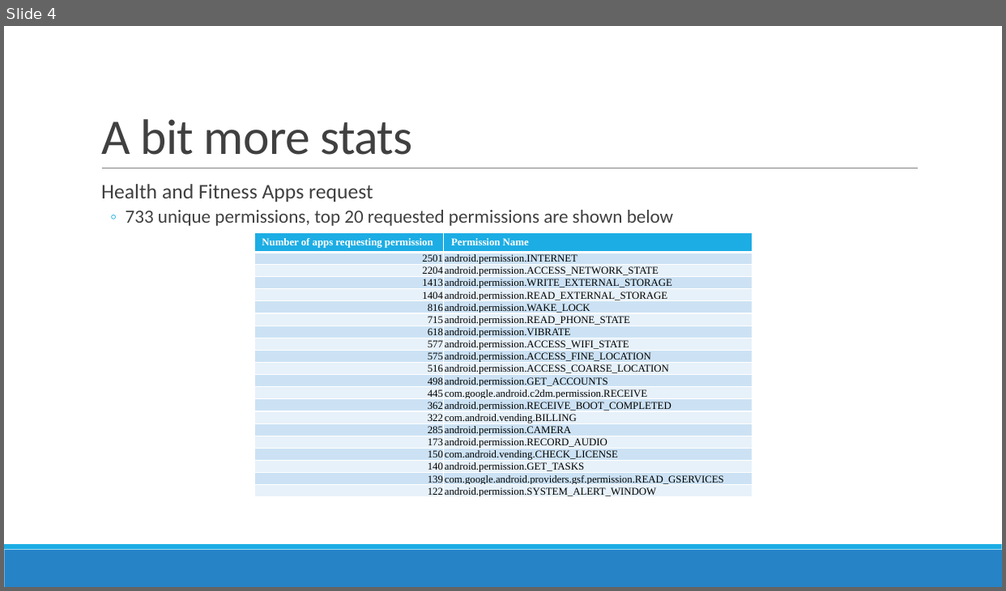
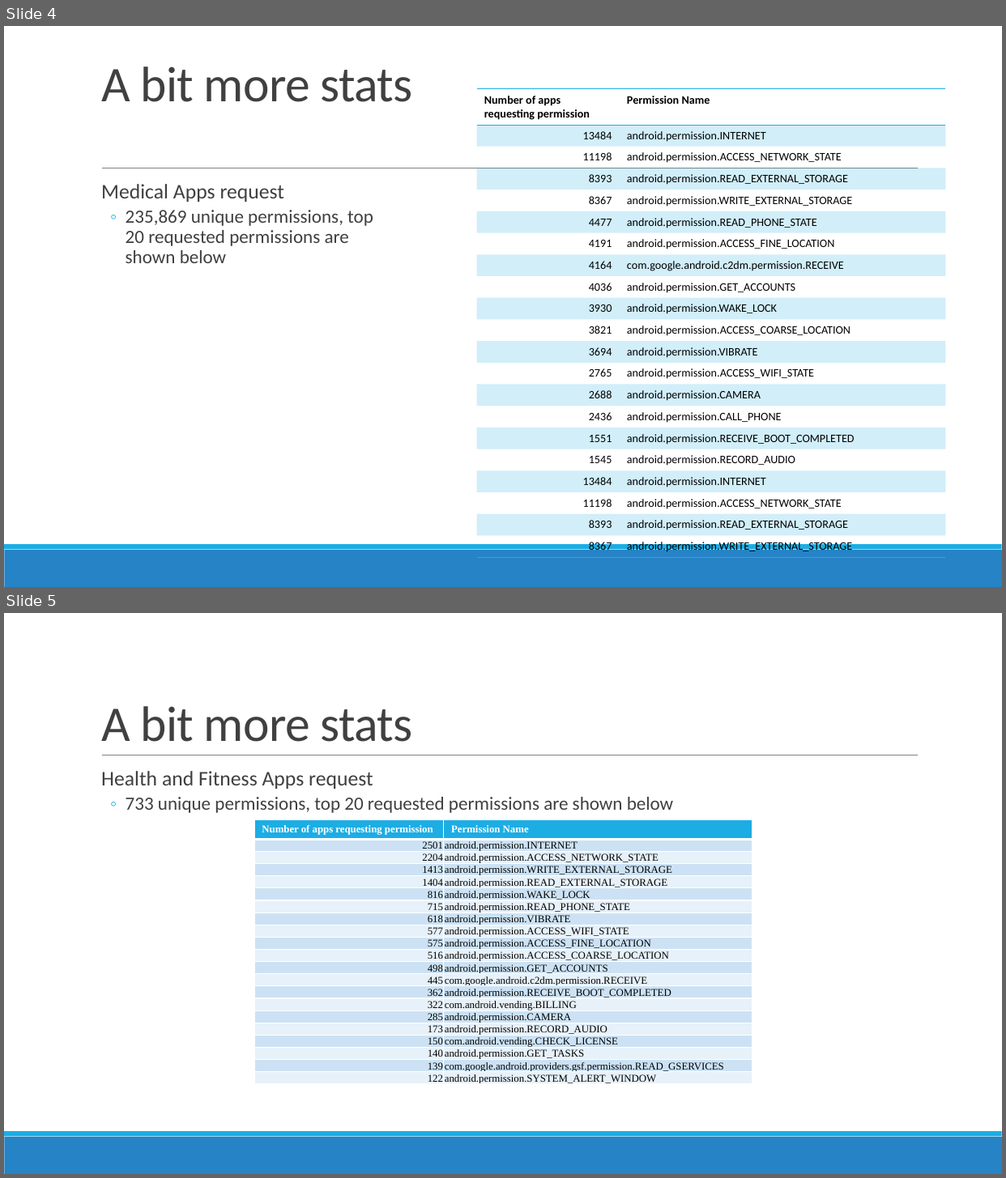
Before and after one commit to prajitdas/AndroidAnalytics, a slide deck: documentation/presentations/Google Play Store - Prajit.pptx. Shown one above the other, each under a label of ours: slide 4 before the commit, slides 4 and 5 after it. The pictures are 1006x591 and 1006x1178 pixels, drawn with LibreOffice and Linux fonts; fonts in the diff are those of the drawing. Boxes give left, top, right and bottom in pixels: in the first picture for what was removed or moved away, otherwise in the second. Text is boxed around its words. In the diff, an @@ line names an element or a change of style, - is before the commit and + after.

```diff
--- a/documentation/presentations/Google Play Store - Prajit.pptx
+++ b/documentation/presentations/Google Play Store - Prajit.pptx
@@ slide 4 added at [4, 26, 1002, 587], background #FFFFFF; not listed: 3 template elements that a slide beside it also shows @@
@@ title added at [101, 66, 412, 102], 48 pt, text #404040 @@
+A bit more stats
@@ table added at [477, 89, 947, 556], 21 rows, 2 columns @@
+Number of apps requesting permission | Permission Name
+13484 | android.permission.INTERNET
+11198 | android.permission.ACCESS_NETWORK_STATE
+8393 | android.permission.READ_EXTERNAL_STORAGE
+8367 | android.permission.WRITE_EXTERNAL_STORAGE
+4477 | android.permission.READ_PHONE_STATE
+4191 | android.permission.ACCESS_FINE_LOCATION
+4164 | com.google.android.c2dm.permission.RECEIVE
+4036 | android.permission.GET_ACCOUNTS
+3930 | android.permission.WAKE_LOCK
+3821 | android.permission.ACCESS_COARSE_LOCATION
+3694 | android.permission.VIBRATE
+2765 | android.permission.ACCESS_WIFI_STATE
+2688 | android.permission.CAMERA
+2436 | android.permission.CALL_PHONE
+1551 | android.permission.RECEIVE_BOOT_COMPLETED
+1545 | android.permission.RECORD_AUDIO
+13484 | android.permission.INTERNET
+11198 | android.permission.ACCESS_NETWORK_STATE
+8393 | android.permission.READ_EXTERNAL_STORAGE
+8367 | android.permission.WRITE_EXTERNAL_STORAGE
@@ text added at [101, 184, 373, 263], 18 pt, text #404040 @@
+  Medical Apps request
+  ◦ 235,869 unique permissions, top 20 requested permissions are shown below
@@ what was slide 4 is now slide 5 @@
```
Also in this commit, not shown: 4 slides changed, 4 other slides added, 1 slide removed.
